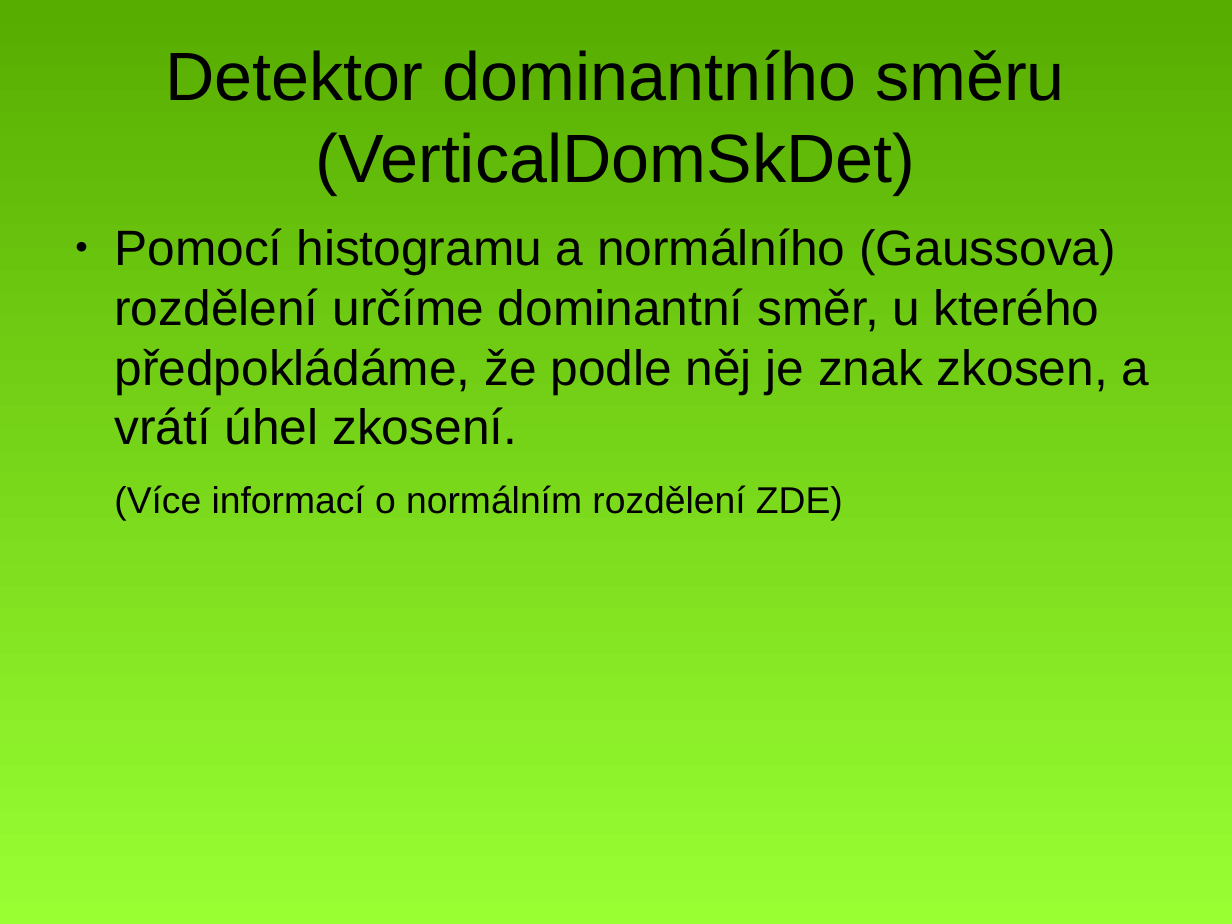
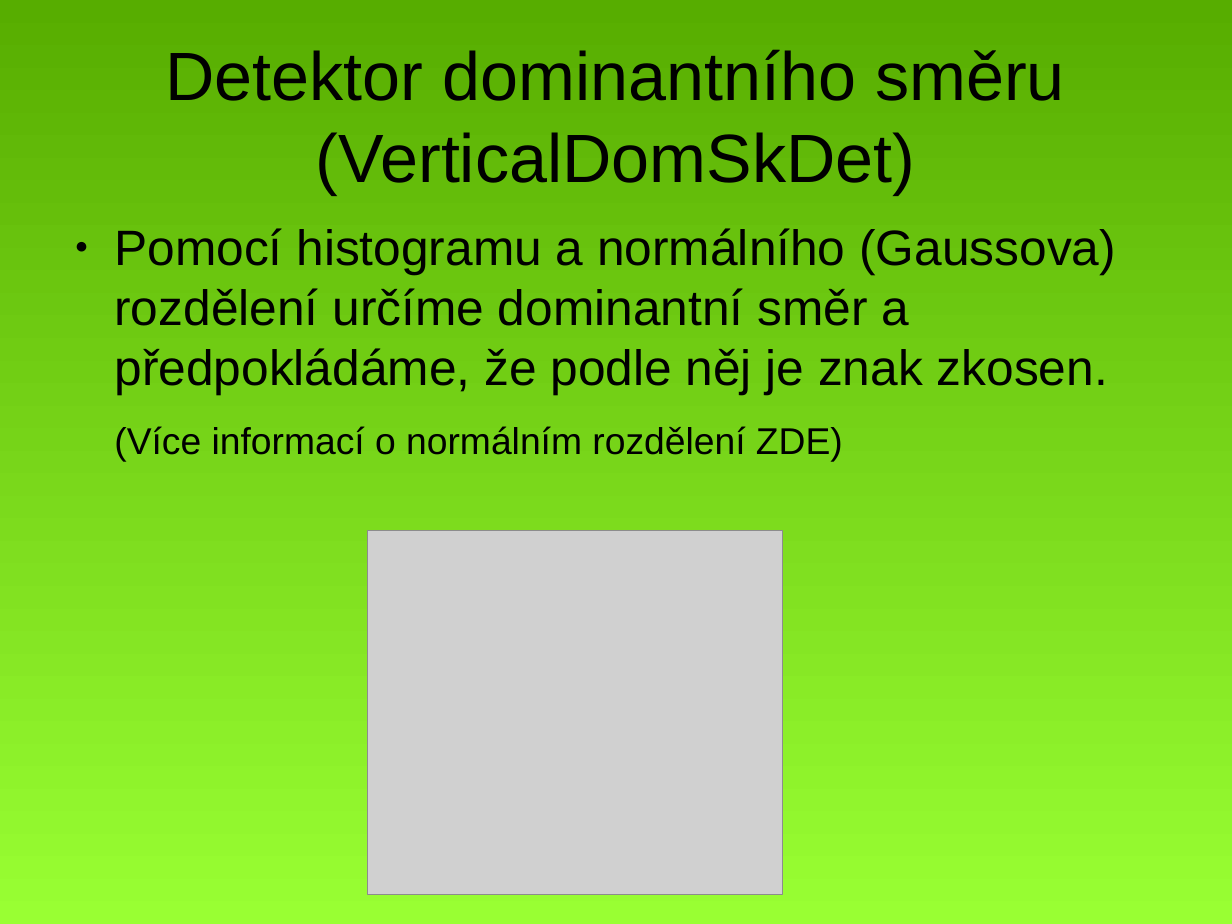
Before and after one commit to MichalBusta/skewDetection, a slide deck: slide 6 of doc/Skew_Detection.odp. Drawn at 1232x924 pixels with LibreOffice and Linux fonts; fonts in the diff are those of the drawing; grey boxes stand for pictures. Boxes give left, top, right and bottom in pixels: in the first picture for what was removed or moved away, otherwise in the second. Text is boxed around its words. In the diff, an @@ line names an element or a change of style, - is before the commit and + after.

```diff
--- a/doc/Skew_Detection.odp
+++ b/doc/Skew_Detection.odp
@@ text at [114,228,1116,394]: text changed @@
-● Pomocí histogramu a normálního (Gaussova) rozdělení určíme dominantní směr, u kterého předpokládáme, že podle něj je znak zkosen, a vrátí úhel zkosení.
+● Pomocí histogramu a normálního (Gaussova) rozdělení určíme dominantní směr a předpokládáme, že podle něj je znak zkosen.
@@ picture added at [368,531,783,894] @@
```
Also in this commit, not shown: 4 other slides changed, 2 other files.
